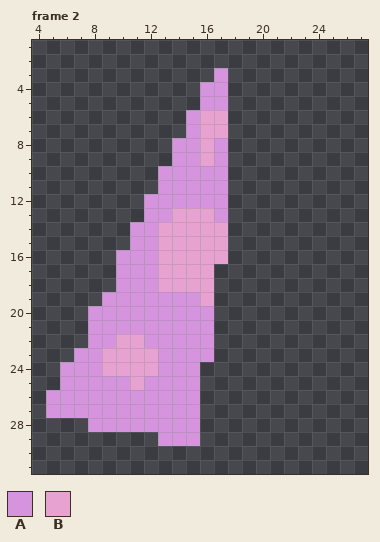
Two versions of one pixel-art file, graphics/source/sprites/thorn.aseprite. The first picture shows the starting point.
32x32 pixels, 4 frames. Shown: frame 2: x 4..27, y 1..31. The commit also changed other frames, which this record leaves out.
Palette (. is transparent): A #d694df  B #e7a2d1
Pixels before, frame 2, first column x 5:
 3 ............A
 4 ...........AA
 5 ...........AA
 6 ..........ABB
 7 ..........ABB
 8 .........AABA
 9 .........AABA
10 ........AAAAA
11 ........AAAAA
12 .......AAAAAA
13 .......AABBBA
14 ......AABBBBB
15 ......AABBBBB
16 .....AAABBBBB
17 .....AAABBBB.
18 .....AAABBBB.
19 ....AAAAAAAB.
20 ...AAAAAAAAA.
21 ...AAAAAAAAA.
22 ...AABBAAAAA.
23 ..AABBBBAAAA.
24 .AAABBBBAAA..
25 .AAAAABAAAA..
26 AAAAAAAAAAA..
27 AAAAAAAAAAA..
28 ...AAAAAAAA..
29 ........AAA..
After:
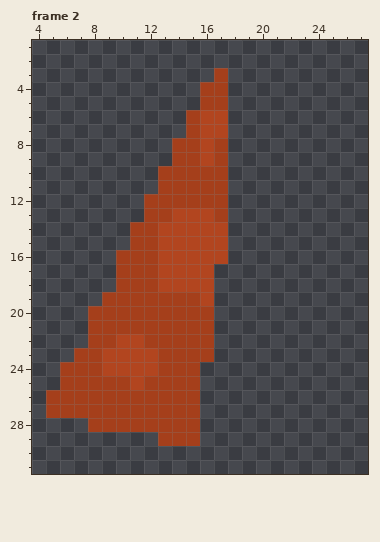
Difference:
colour A: #d694df -> #a53f1b
colour B: #e7a2d1 -> #b2451f
Pixel boxes of the changes (left, top, right, bottom) in both pictures:
changed: (46, 68, 228, 446)
